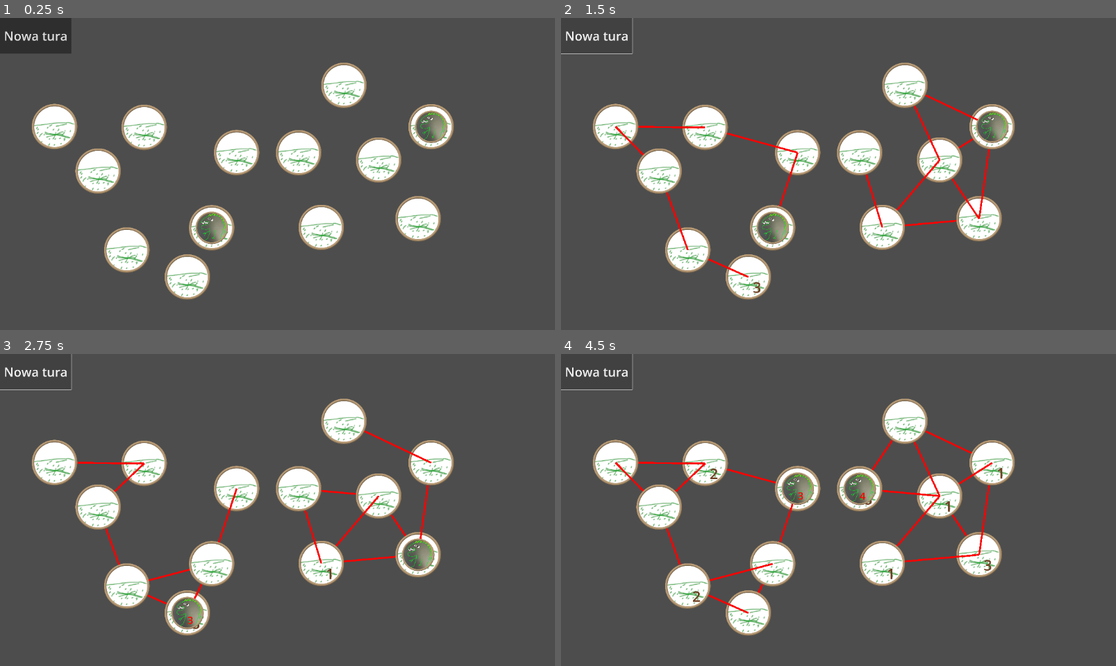
Above: before the commit, frames 1-4 (two rows, left to right).
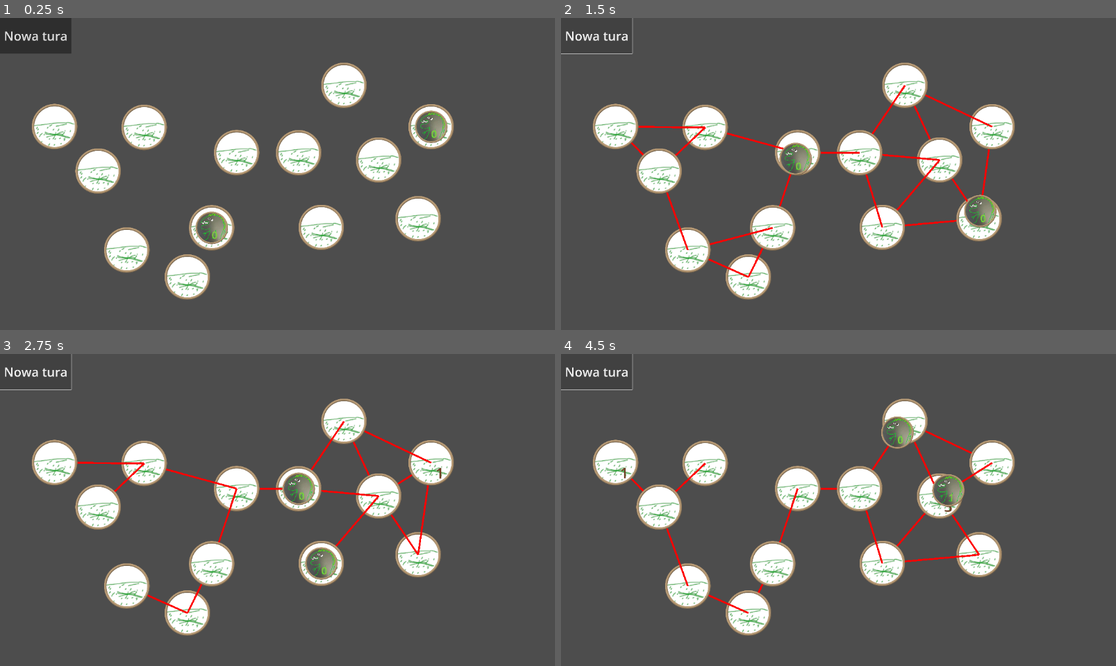
Above: after the commit, the same moments.

Repository: niebarkol/dinozaury
Game: Godot game, scene res://sceny/poziom.tscn
The game is run twice, just before and just after one commit, with the same random seed, the same clock (stepped at 60 frames per second) and the same inputs.
Inputs:
- Up to frame 1 (0.25 s): no input
- Up to frame 2 (1.5 s): click "Nowa tura" at 0.5 s; click "Nowa tura" at 1.25 s
- Up to frame 3 (2.75 s): click "Nowa tura" at 2 s
- Up to frame 4 (4.5 s): tap Enter at 2.75, 4.25 s; tap Space at 3.5 s

The runs differ from the first frame. In frame 1, less than 0.1% of the frame differs, in the area x 38-79%, y 36-71%; in frame 2, 2.4%; in frame 3, 2.5%; in frame 4, 2.6%, in the area x 9-80%, y 20-80%.

Commit message:
Naprawiono funkcjonalność

Diff:
--- a/sceny/dinozaur.gd
+++ b/sceny/dinozaur.gd
@@ -7,9 +7,8 @@
 
 # Called when the node enters the scene tree for the first time.
 func _ready():
-	pass # Replace with function body.
-
-
-# Called every frame. 'delta' is the elapsed time since the previous frame.
-func _process(delta):
-	pass
+	$Label.label_settings.font_color = Color(
+		randf_range(0,1),
+		randf_range(0,1),
+		randf_range(0,1)
+		)
--- a/sceny/dinozaur.tscn
+++ b/sceny/dinozaur.tscn
@@ -17,4 +17,5 @@
 [node name="Label" type="Label" parent="."]
 offset_right = 40.0
 offset_bottom = 23.0
+text = "0"
 label_settings = SubResource("LabelSettings_q4ghj")
--- a/sceny/poziom.gd
+++ b/sceny/poziom.gd
@@ -6,52 +6,63 @@
 	for dinozaur in $Dinozaury.get_children():
 		if dinozaur is Dinozaur:
 			var siedlisko: Siedlisko = $Siedliska.get_children().pick_random()
-			while siedlisko.zasiedlajacy_dinozaur != null:
+			while not siedlisko.obecni.is_empty():
 				siedlisko = $Siedliska.get_children().pick_random()
-			siedlisko.zasiedlajacy_dinozaur = dinozaur
+			siedlisko.obecni.append(dinozaur)
 			dinozaur.aktualne_siedlisko = siedlisko
 			dinozaur.position = siedlisko.position
 
-
-# Called every frame. 'delta' is the elapsed time since the previous frame.
-func _process(delta):
-	pass
+	for leże in $Siedliska.get_children():
+		if leże is Siedlisko:
+			leże.wylosuj_zdobycz()
+			leże.nawiąż_połączenie()
+			leże.klikalny = true
 
 
-func _on_button_pressed():
+
+func nowa_tura():
 	for siedlisko in $Siedliska.get_children():
-		siedlisko.emit_signal("nowa_tura")
+		if siedlisko is Siedlisko:
+			if siedlisko.klikalny:
+				siedlisko.klikalny = false
+			else:
+				return
 
 	for dino in $Dinozaury.get_children():
 		if dino is Dinozaur:
-			print(dino.aktualne_siedlisko)
-			if not dino.aktualne_siedlisko.połączenia.is_empty():
-					print("B")
-					przesuń_dinozaura(
-						dino,
-						dino.aktualne_siedlisko.połączenia.pick_random()
-						)
+			przesuń_dinozaura(
+				dino,
+				dino.aktualne_siedlisko.połączenia.pick_random()
+				)
+
+	await get_tree().create_timer(0.2).timeout
+
+
+	for siedlisko in $Siedliska.get_children():
+		if siedlisko is Siedlisko:
+			siedlisko.rozstrzygnij_walkę()
+
+
+	await get_tree().process_frame
+
+
+	for siedlisko in $Siedliska.get_children():
+		siedlisko.przyznaj_zdobycz()
+		siedlisko.wylosuj_zdobycz()
+		siedlisko.nawiąż_połączenie()
+		siedlisko.klikalny = true
 
 func przesuń_dinozaura(dino: Dinozaur, leże: Siedlisko):
+	if leże == null:
+		return
 	if dino.aktualne_siedlisko != null:
-		dino.aktualne_siedlisko.zasiedlajacy_dinozaur = null
+		dino.aktualne_siedlisko.obecni = []
 	dino.aktualne_siedlisko = leże
-
-	if leże.zasiedlajacy_dinozaur != null:
-		var przeciwnik: Dinozaur = leże.zasiedlajacy_dinozaur
-		if przeciwnik.potęga == dino.potęga:
-			var losowy: Dinozaur = [dino, przeciwnik].pick_random()
-			losowy.queue_free()
-			if losowy == dino:
-				return
-		elif przeciwnik.potęga < dino.potęga:
-			przeciwnik.queue_free()
-		else:
-			dino.queue_free()
-			return
-	dino.position = leże.position
-
-	if leże.zdobycz > 0:
-		dino.potęga += leże.zdobycz
-		leże.zdobycz = 0
-		dino.find_child("Label").text = str(dino.potęga)
+	leże.obecni.append(dino)
+	var twink: Tween = create_tween()
+	twink.tween_property(
+		dino,
+		"position",
+		leże.position,
+		0.2
+		).set_ease(Tween.EASE_IN_OUT)
--- a/sceny/poziom.tscn
+++ b/sceny/poziom.tscn
@@ -61,4 +61,4 @@
 theme_override_font_sizes/font_size = 70
 text = "Nowa tura"
 
-[connection signal="pressed" from="Button" to="." method="_on_button_pressed"]
+[connection signal="pressed" from="Button" to="." method="nowa_tura"]
--- a/sceny/siedlisko.gd
+++ b/sceny/siedlisko.gd
@@ -3,11 +3,10 @@
 
 var połączenia: Array
 var linie: CanvasGroup
-var klikalny: bool
+var klikalny: bool = false
 var zdobycz:= 0
-var zasiedlajacy_dinozaur: Dinozaur
+var obecni: Array
 
-signal nowa_tura
 signal nawiazane_polaczenie(partner: Siedlisko)
 
 # Called when the node enters the scene tree for the first time.
@@ -15,14 +14,16 @@
 	pass # Replace with function body.
 
 
-# Called every frame. 'delta' is the elapsed time since the previous frame.
-func _process(delta):
-	pass
+func _draw():
+	for połączenie in połączenia:
+		#draw_line(position,połączenie.position,Color.RED)
+		draw_line(Vector2.ZERO,połączenie.position-position,Color.RED,10)
 
-func _nowa_tura():
-	klikalny= false
+func _on_button_pressed():
+	pass # Replace with function body.
+
+func nawiąż_połączenie():
 	połączenia = []
-
 	for siedlisko in $"Zasięg".get_overlapping_areas():
 		if siedlisko == self:
 			continue
@@ -31,8 +32,16 @@
 			siedlisko.emit_signal("nawiazane_polaczenie", get_node(get_path()))
 			queue_redraw()
 
+func _gdy_nawiazane_polaczenie(partner):
+	await get_tree().process_frame
+	if partner not in połączenia:
+		połączenia.append(partner)
+#	print(self, połączenia)
 
-	if zdobycz == 0 and zasiedlajacy_dinozaur == null:
+
+
+func wylosuj_zdobycz():
+	if zdobycz == 0 and obecni.is_empty():
 		if not randi_range(0, 10):
 			zdobycz = randi_range(1, 3)
 	elif not randi_range(0, 7):
@@ -43,23 +52,30 @@
 	else:
 		$Label.text = str(zdobycz)
 
-
-	await get_tree().process_frame
-	await get_tree().process_frame
-	klikalny = true
+func przyznaj_zdobycz():
+	if zdobycz > 0 and not obecni.is_empty():
+		var dino: Dinozaur = obecni[0]
+		dino.potęga += zdobycz
+		zdobycz = 0
+		dino.find_child("Label").text = str(dino.potęga)
 
 
-func _draw():
-	for połączenie in połączenia:
-		#draw_line(position,połączenie.position,Color.RED)
-		draw_line(Vector2.ZERO,połączenie.position-position,Color.RED,10)
+func rozstrzygnij_walkę():
+	if obecni.size() > 1:
+		var porównanie_sił = func (pierwszy, drugi) -> bool:
+			if pierwszy is Dinozaur and drugi is Dinozaur:
+				if pierwszy.potęga > drugi.potęga:
+					return true
+				else:
+					return false
+			elif not pierwszy is Dinozaur:
+				return false
+			else:
+				return true
 
-func _on_button_pressed():
-	pass # Replace with function body.
-
-
-func _gdy_nawiazane_polaczenie(partner):
-	await get_tree().process_frame
-	if partner not in połączenia:
-		połączenia.append(partner)
-#	print(self, połączenia)
+		obecni.sort_custom(porównanie_sił)
+		for przegrany in obecni.slice(1):
+			if przegrany is Dinozaur:
+				przegrany.queue_free()
+		obecni = [obecni[0]]
+		#TODO: może dodać jakiś efekt zabijania
--- a/sceny/siedlisko.tscn
+++ b/sceny/siedlisko.tscn
@@ -38,4 +38,3 @@
 vertical_alignment = 1
 
 [connection signal="nawiazane_polaczenie" from="." to="." method="_gdy_nawiazane_polaczenie"]
-[connection signal="nowa_tura" from="." to="." method="_nowa_tura"]
